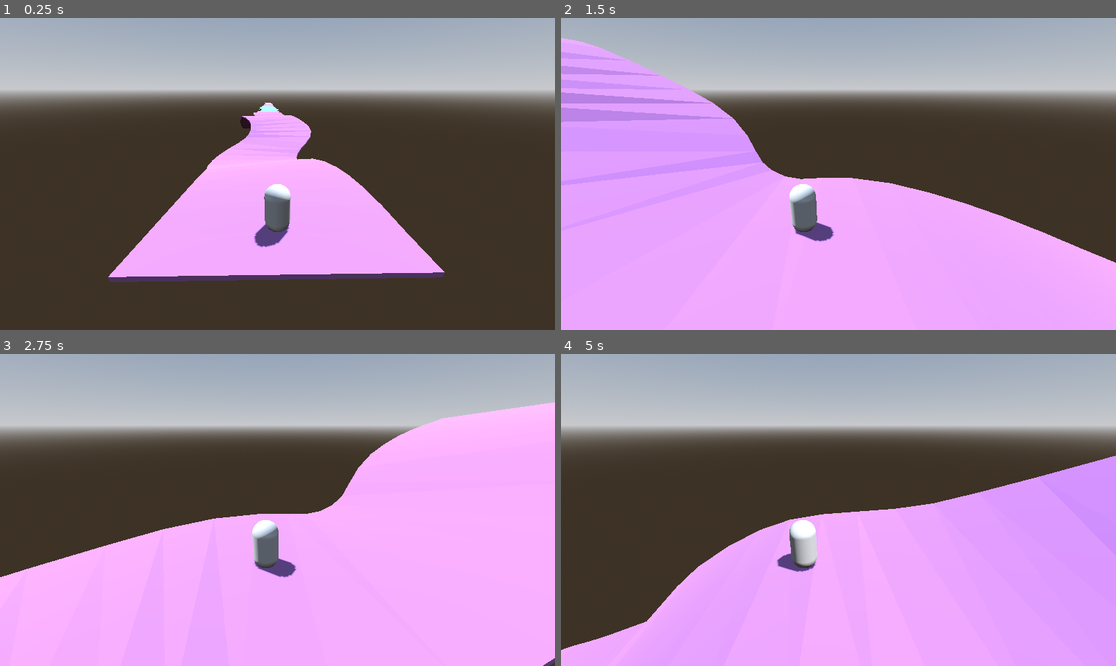
Above: before the commit, frames 1-4 (two rows, left to right).
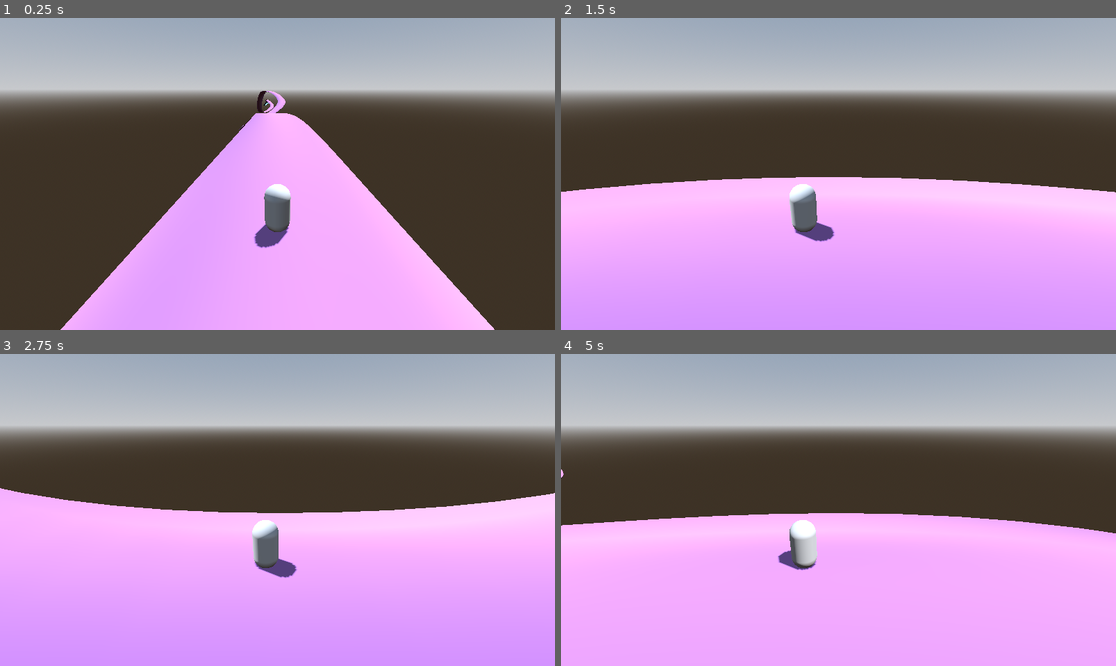
Above: after the commit, the same moments.

Repository: ludovancy/endless-roller
Game: Godot game, scene res://world.tscn
The game is run twice, just before and just after one commit, with the same random seed, the same clock (stepped at 60 frames per second) and the same inputs.
Inputs (mouse positions are in pixels of both pictures, inside the frame that each line leads up to):
- Up to frame 1 (0.25 s): no input
- Up to frame 2 (1.5 s): tap Enter at 0.5 s; move the mouse to (960, 158) at 0.52 s; hold Right (ui_right) 0.53-1.25 s; click (960, 158) at 0.67 s; drag from (727, 189) to (810, 236) at 1.27 s
- Up to frame 3 (2.75 s): move the mouse to (333, 441) at 2.02 s; hold Right (ui_right) from 2.03 s (still down)
- Up to frame 4 (5 s): release Right (ui_right) at 2.75 s; drag from (810, 572) to (672, 463) at 2.77 s; move the mouse to (1005, 556) at 3.52 s; hold Left (ui_left) 3.53-4.25 s; drag from (672, 463) to (755, 432) at 4.27 s

The runs differ from the first frame. In frame 1, 14% of the frame differs, in the area x 10-90%, y 23-100%; in frame 2, 24%; in frame 3, 31%, in the area x 0-100%, y 15-100%; in frame 4, 19%.

Commit message:
Scale up and smooth paths

Diff:
--- a/path.tscn
+++ b/path.tscn
@@ -15,13 +15,14 @@
 mode = 2
 path_node = NodePath("../Path3D")
 path_interval_type = 1
-path_interval = 0.2
+path_interval = 0.04
 path_simplify_angle = 0.0
 path_rotation = 1
 path_local = true
 path_continuous_u = true
 path_u_distance = 1.28
 path_joined = false
+smooth_faces = true
 material = ExtResource("2_e6nam")
 
 [node name="Path3D" type="Path3D" parent="."]
--- a/src/path.gd
+++ b/src/path.gd
@@ -35,10 +35,10 @@
 	# procedural generation
 	for i in range(points_in_curve):
 		if i < 2 or i > points_in_curve - 3:
-			path.curve.add_point(Vector3(0, 0, i*10))
+			path.curve.add_point(Vector3(0, 0, i*100))
 			continue
 		path.curve.add_point(
-		Vector3(randf_range(-2, 2), randf_range(-2, 2), i*10))
+		Vector3(randf_range(-20, 20), randf_range(-20, 20), i*100))
 	update_control_points(0.7)
 	# place path
 	position = prev_path_pos + last_point
--- a/src/world.gd
+++ b/src/world.gd
@@ -1,7 +1,7 @@
 extends Node3D
 
 @export var points_in_curve : int = 10
-@export var init_speed : float = 0.1
+@export var init_speed : float = 0.08
 var speed = init_speed
 var t : float = 0
 const path_obj = preload("res://path.tscn")
@@ -32,7 +32,6 @@
 
 func cycle_path():
 	var initial_location := paths[path_index].get_last_point_position()
-	print(initial_location)
 	# move everything back
 	for i in range(max_paths):
 		paths[i].translate(-1 * initial_location)
